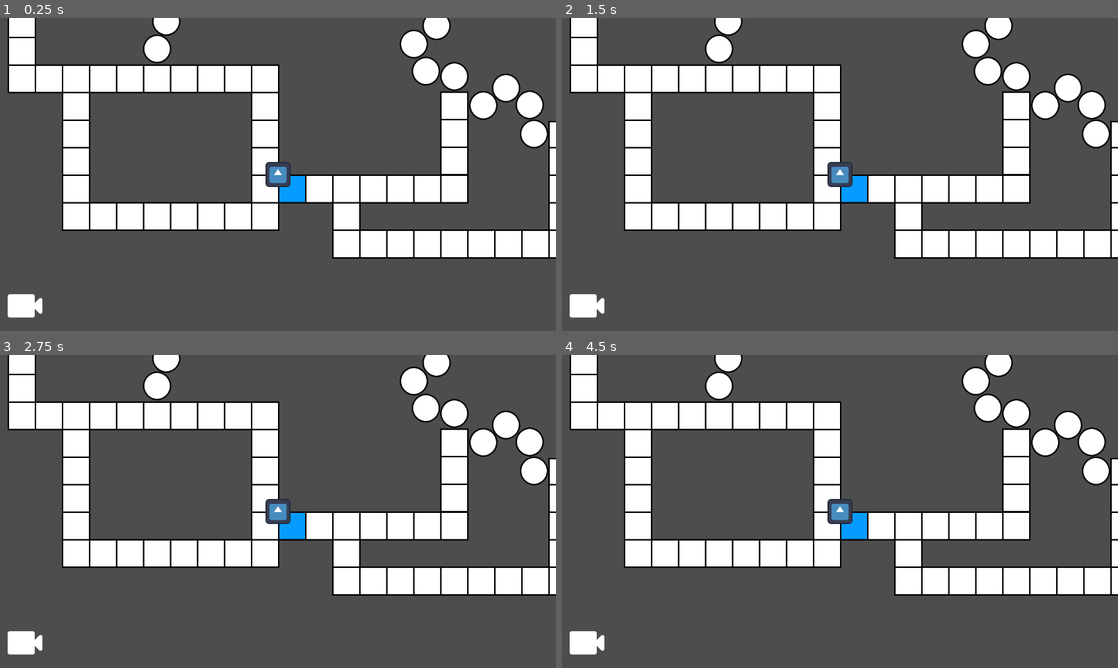
Above: before the commit, frames 1-4 (two rows, left to right).
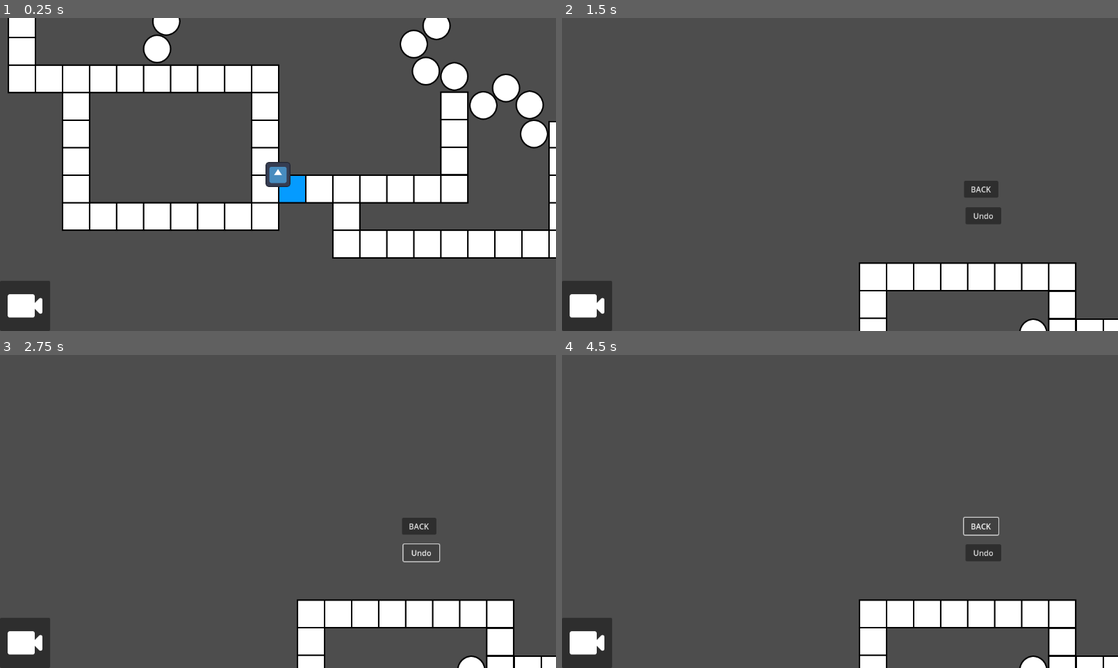
Above: after the commit, the same moments.

Repository: hfxbse/mparty
Game: Godot game, scene res://main/main.tscn
Two runs of this game, one before a commit and one after it. Both use one fixed random seed, a clock stepped at 60 frames per second and the inputs below. The engine's default icon, where the game draws it, is replaced by a stand-in: a white triangle on a blue panel in a dark square.
Inputs (mouse positions are in pixels of both pictures, inside the frame that each line leads up to):
- Up to frame 1 (0.25 s): no input
- Up to frame 2 (1.5 s): click (589, 305) at 0.5 s; click (928, 212) at 1.25 s, where only the run after the commit has a clickable "MOVE"
- Up to frame 3 (2.75 s): click (422, 552) at 2 s, where only the run after the commit has a clickable "Undo"
- Up to frame 4 (4.5 s): click (984, 552) at 2.75 s, where only the run after the commit has a clickable "Undo"; click (984, 552) at 3.5 s, where only the run after the commit has a clickable "Undo"; click (979, 527) at 4.25 s, where only the run after the commit has a clickable "BACK"

The runs differ from the first frame. In frame 1, 1.0% of the frame differs, in the area x 0-9%, y 84-100%; in frame 2, 32%, in the area x 0-100%, y 0-100%; in frame 3, 31%; in frame 4, 32%.

Commit message:
Change camera toggle button

Diff:
--- a/hud.gd
+++ b/hud.gd
@@ -2,10 +2,13 @@
 
 @onready var menu_button = $MenuButton
 
-signal hud_id_pressed(id: int, item_count: int)
+var main_camera_selected: bool = false
+
+signal camera_menu_pressed(main_camera_selected: bool)
 
 func _ready():
-	menu_button.get_popup().id_pressed.connect(_on_id_pressed)
+	camera_menu_pressed.connect(_on_menu_button_pressed)
 
-func _on_id_pressed(id: int):
-	hud_id_pressed.emit(id, menu_button.item_count)
+func _on_menu_button_pressed():
+	main_camera_selected = !main_camera_selected
+	camera_menu_pressed.emit(main_camera_selected)
--- a/hud.tscn
+++ b/hud.tscn
@@ -6,15 +6,12 @@
 [node name="HUD" type="CanvasLayer"]
 script = ExtResource("1_usqta")
 
-[node name="MenuButton" type="MenuButton" parent="."]
+[node name="MenuButton" type="Button" parent="."]
 offset_top = 544.0
 offset_right = 104.0
 offset_bottom = 648.0
 size_flags_horizontal = 0
 size_flags_vertical = 8
 icon = ExtResource("1_hgasm")
-item_count = 2
-popup/item_0/text = "Übersicht"
-popup/item_0/id = 0
-popup/item_1/text = "Spieler"
-popup/item_1/id = 1
+
+[connection signal="pressed" from="MenuButton" to="." method="_on_menu_button_pressed"]
--- a/main/main.gd
+++ b/main/main.gd
@@ -23,7 +23,7 @@
 	player.global_position = start.global_position
 
 	hud = preload("res://hud.tscn").instantiate()
-	hud.hud_id_pressed.connect(_on_hud_id_pressed)
+	hud.camera_menu_pressed.connect(_on_hud_id_pressed)
 	if DisplayServer.is_touchscreen_available():
 		var mobile_hud = preload("res://mobile_hud.tscn").instantiate()
 		mobile_hud.zoom_in.connect(main_camera.zoom_in)
@@ -31,13 +31,12 @@
 		hud.add_child(mobile_hud)
 	add_child(hud)
 
-func _on_hud_id_pressed(id: int, item_count: int):
-	assert(id < item_count, "Item for id %s doesn't exits" % id)
+func _on_hud_id_pressed(main_camera_selected: bool):
 	#MainCamera
-	if id == 0:
+	if main_camera_selected:
 		main_camera.set_camera()
 	#PlayerCamera
-	elif id == 1:
+	else:
 		player_camera.make_current()
 
 func _on_button_pressed():
